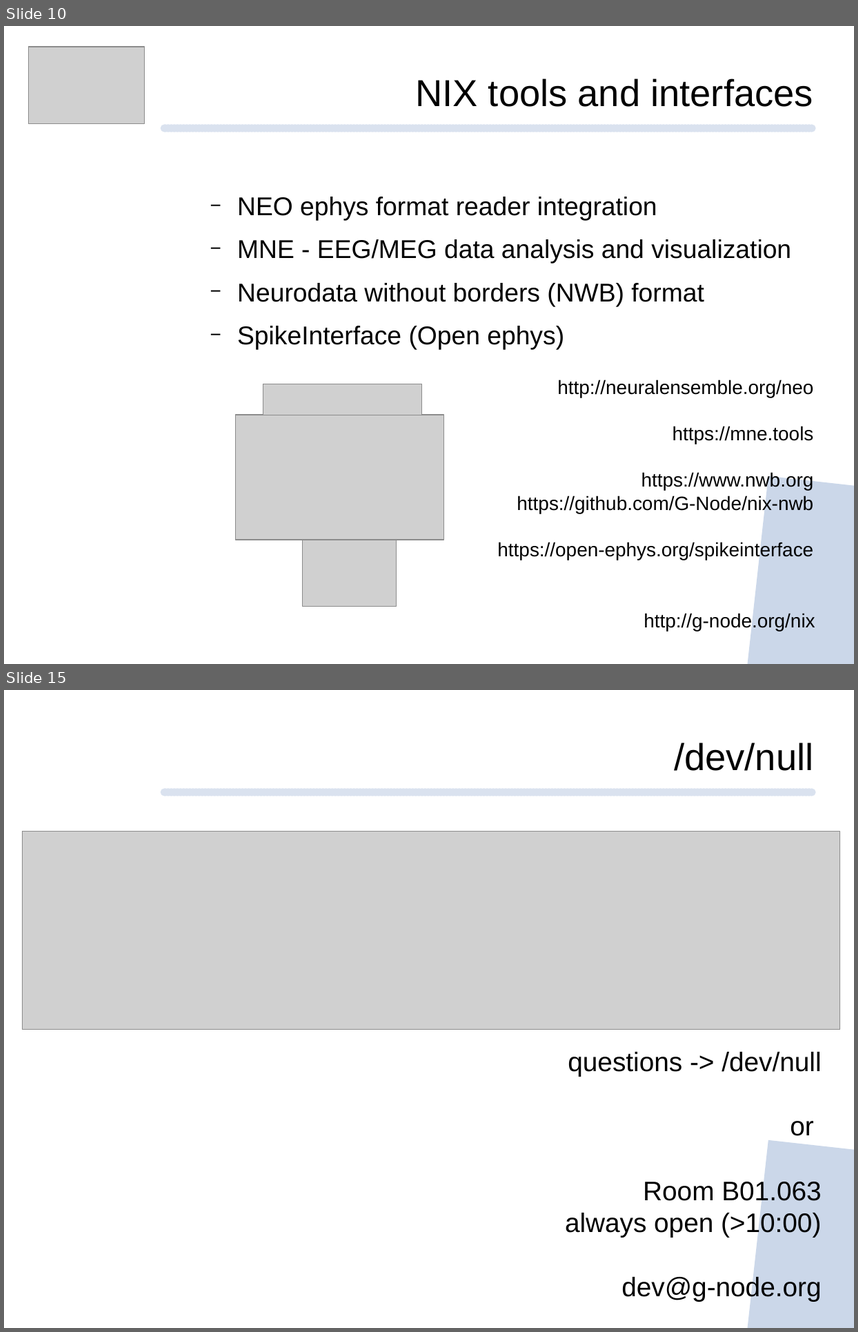
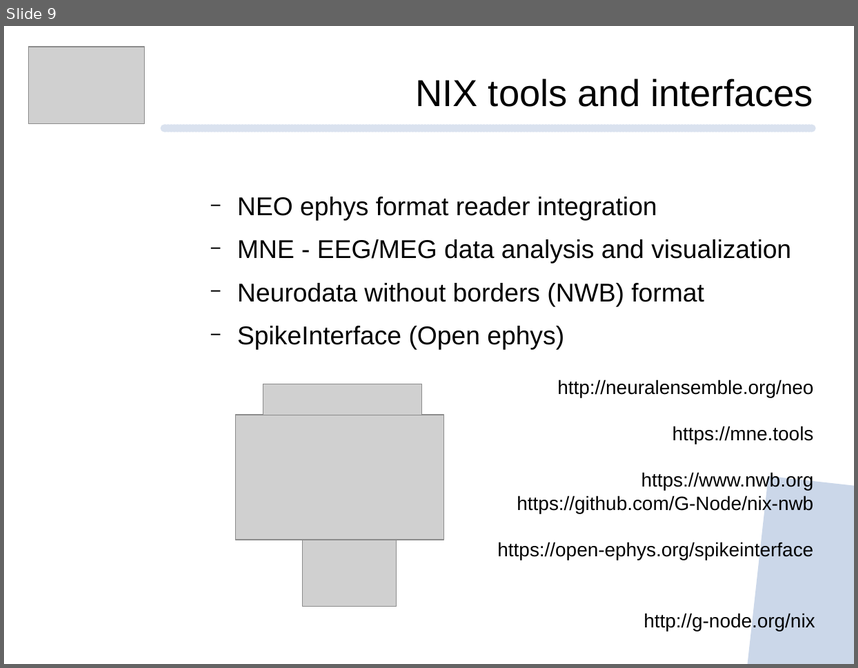
Before and after one commit to mpsonntag/prespost, a slide deck: 202009_BCCN_online/202009_BCCN_Online_conference.odp. Shown one above the other, each under a label of ours: slides 10 and 15 before the commit, slide 9 after it; the slides between them are not shown. The pictures are 858x1332 and 858x668 pixels, drawn with LibreOffice and Linux fonts; fonts in the diff are those of the drawing; grey boxes stand for pictures; background and template pictures are left out. Boxes give left, top, right and bottom in pixels: in the first picture for what was removed or moved away, otherwise in the second. Text is boxed around its words. In the diff, an @@ line names an element or a change of style, - is before the commit and + after.

```diff
--- a/202009_BCCN_online/202009_BCCN_Online_conference.odp
+++ b/202009_BCCN_online/202009_BCCN_Online_conference.odp
@@ slide 15 removed at (4,690,854,1328), background #FFFFFF; not listed: 2 template elements that a slide beside it also shows @@
@@ text removed at (674,742,813,771) @@
-/dev/null
@@ picture removed at (23,831,840,1029) @@
@@ text removed at (565,1052,821,1301) @@
-questions -> /dev/null
-or
-Room B01.063
-always open (>10:00)
-dev@g-node.org
@@ what was slide 10 is now slide 9 @@
```
Also in this commit, not shown: 10 slides changed, 1 slide added, 2 other slides removed.
